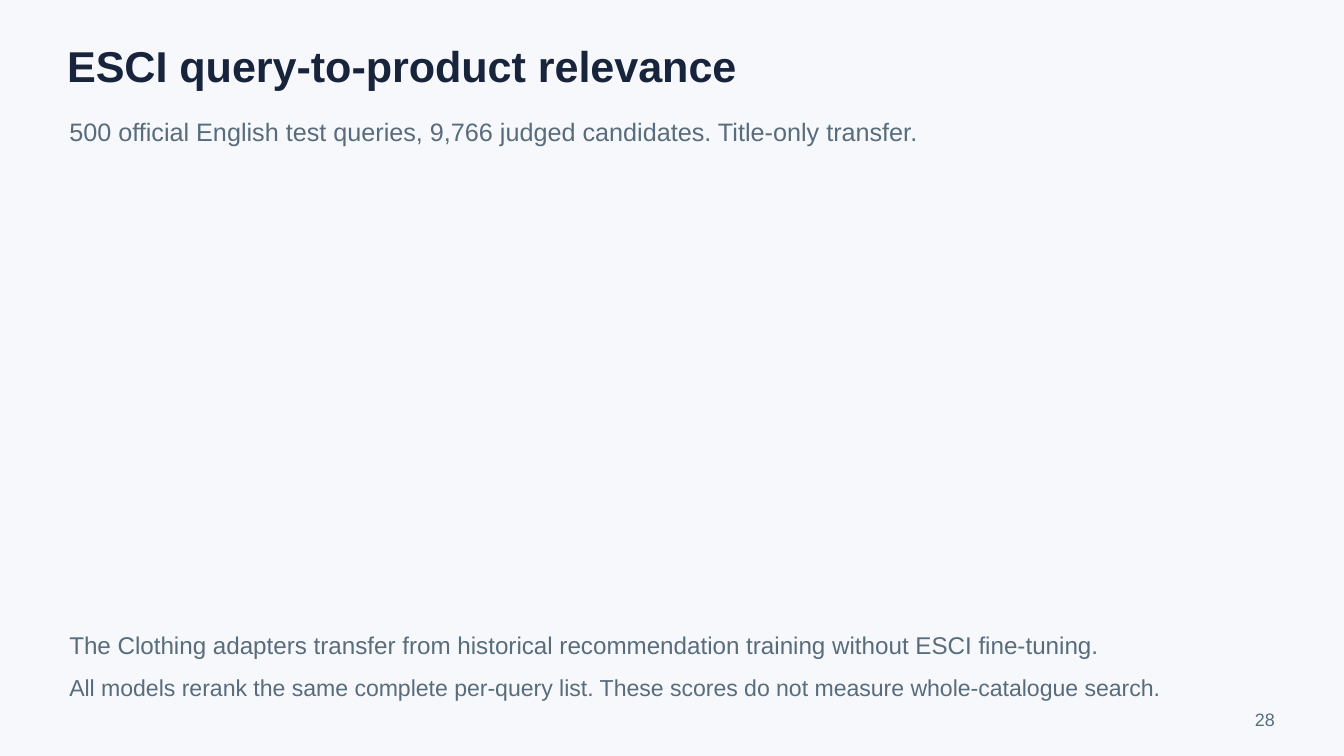
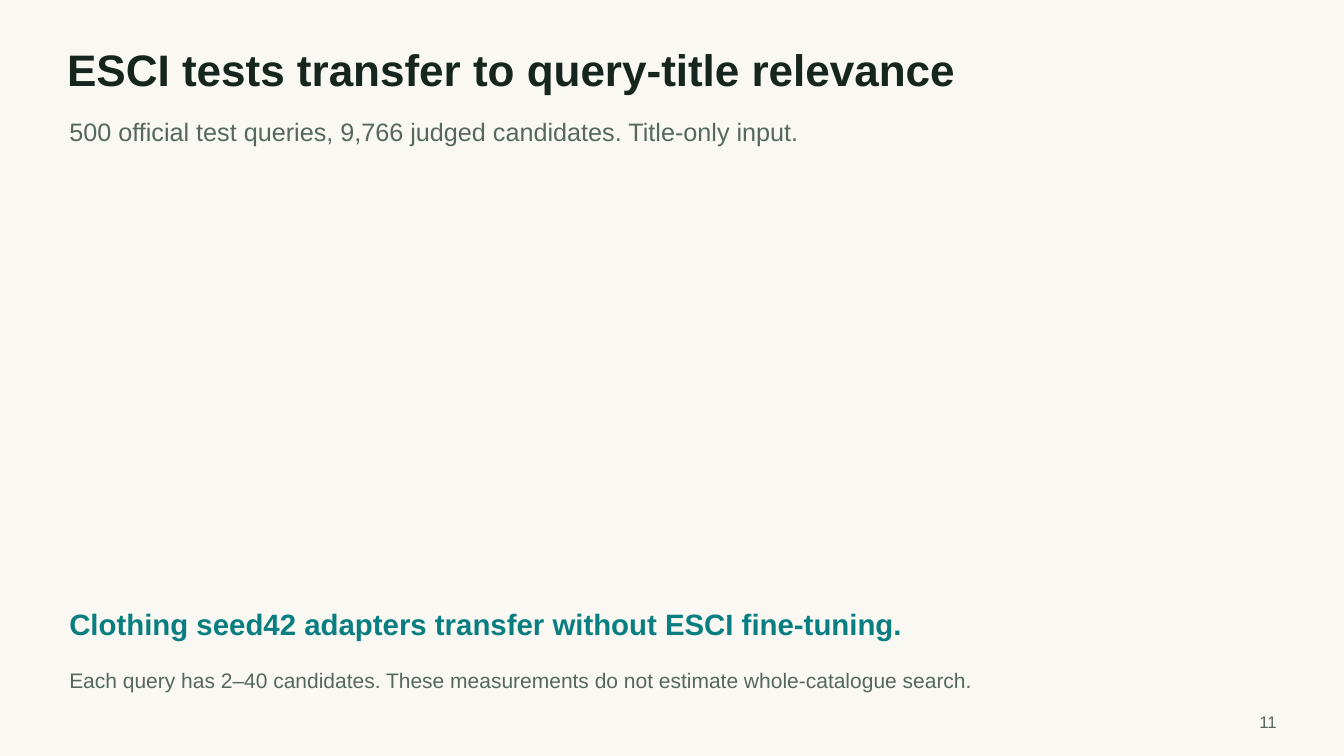
Before and after one commit to cjk041212/ShopLens, a slide deck: slide 11 of reports/ShopLens_Qwen_presentation.pptx (slide 28 before the commit). Drawn at 1344x756 pixels with LibreOffice and Linux fonts; fonts in the diff are those of the drawing. Boxes give left, top, right and bottom in pixels: in the first picture for what was removed or moved away, otherwise in the second. Text is boxed around its words. In the diff, an @@ line names an element or a change of style, - is before the commit and + after.

```diff
--- a/reports/ShopLens_Qwen_presentation.pptx
+++ b/reports/ShopLens_Qwen_presentation.pptx
@@ background #F6F8FC to #FAF8F3 @@
@@ text at (67, 54, 955, 94): text changed; size 30.8 to 31.5 pt; text colour #17243C to #17251F @@
-ESCI query-to-product relevance
+ESCI tests transfer to query-title relevance
@@ text at (69, 122, 799, 146): text changed; text colour #586C7C to #566760 @@
-500 official English test queries, 9,766 judged candidates. Title-only transfer.
+500 official test queries, 9,766 judged candidates. Title-only input.
@@ text at (69, 613, 902, 641): text changed; size 17.2 to 21 pt; text colour #586C7C to #087E80; bold on @@
-The Clothing adapters transfer from historical recommendation training without ESCI fine-tuning.
+Clothing seed42 adapters transfer without ESCI fine-tuning.
@@ text at (69, 673, 972, 693): text changed; size 16.5 to 15 pt; text colour #586C7C to #566760 @@
-All models rerank the same complete per-query list. These scores do not measure whole-catalogue search.
+Each query has 2–40 candidates. These measurements do not estimate whole-catalogue search.
@@ text removed at (1255, 713, 1275, 726) @@
-28
@@ text added at (1259, 716, 1276, 728), 12 pt, text #566760 @@
+11
```
Also in this commit, not shown: 1 other slide changed, 18 slides added, 32 slides removed, 9 other files.
